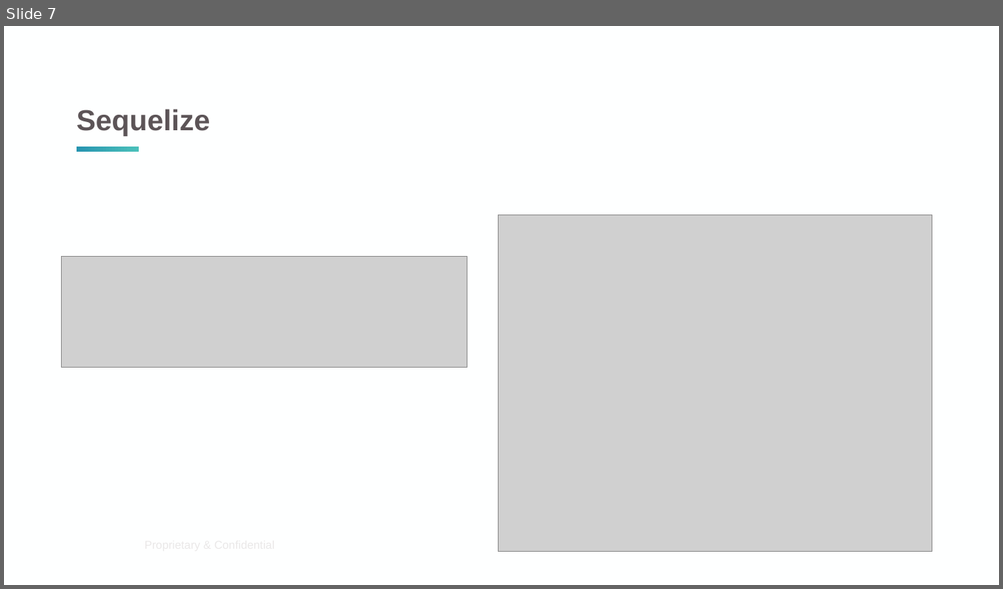
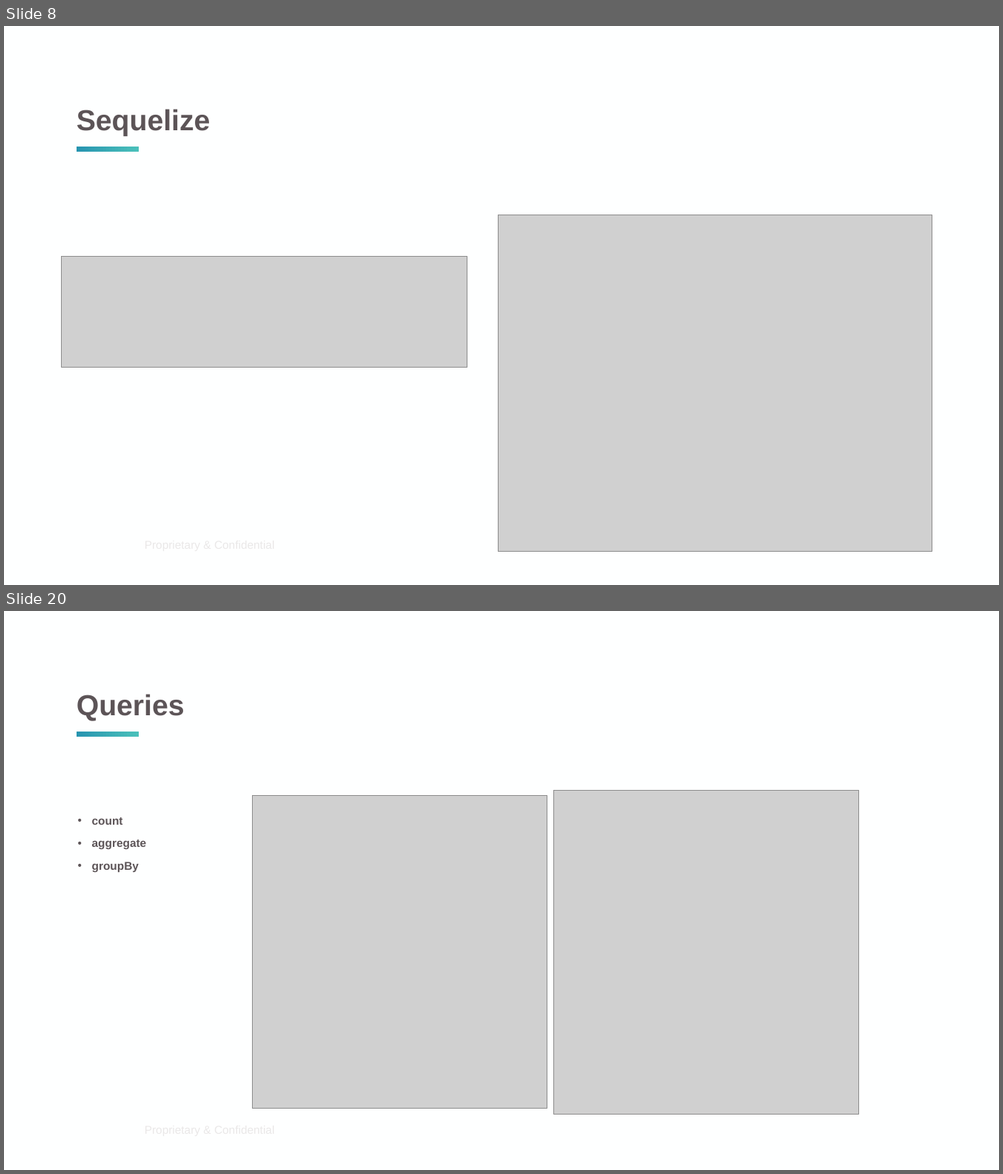
Before and after one commit to pedrompeixoto/nestjs-presentation, a slide deck: data_persistence.pptx. Shown one above the other, each under a label of ours: slide 7 before the commit, slides 8 and 20 after it; the slides between them are not shown. The pictures are 1003x589 and 1003x1174 pixels, drawn with LibreOffice and Linux fonts; fonts in the diff are those of the drawing; grey boxes stand for pictures; background and template pictures are left out. Boxes give left, top, right and bottom in pixels: in the first picture for what was removed or moved away, otherwise in the second. Text is boxed around its words. In the diff, an @@ line names an element or a change of style, - is before the commit and + after.

```diff
--- a/data_persistence.pptx
+++ b/data_persistence.pptx
@@ slide 20 added at (4,611,999,1170), background #FEFFFF; not listed: 2 template elements that a slide beside it also shows @@
@@ title added at (77,694,185,721), 28 pt, text #5C5457, bold @@
+Queries
@@ picture added at (253,796,547,1110) @@
@@ picture added at (554,790,859,1115) @@
@@ text added at (92,817,147,872), 11 pt, text #5C5457, bold @@
+• count
+• aggregate
+• groupBy
@@ what was slide 7 is now slide 8 @@
```
Also in this commit, not shown: 14 slides changed, 12 other slides added, 2 slides removed, 13 other files.
